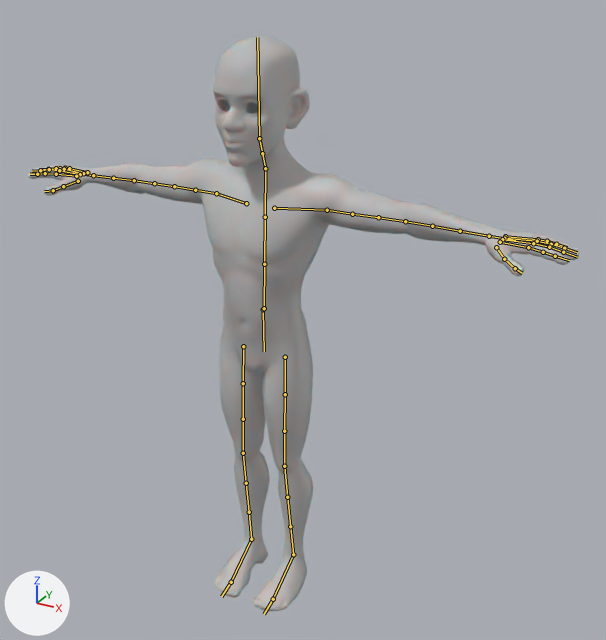
An edit to the Blender file snow_v02_clean.blend, drawn before and after from the same camera.
Before and after are seen from a camera (50 mm lens) standing at (1.236, -2.019, 1.995) and looking at (0.145, -0.036, 1.004). The axes (+X, +Y, +Z) are drawn at lower left. The lights are the same throughout. The bones that bend it are drawn over the model as lines.

The first picture shows 'GEO-snow_body'.
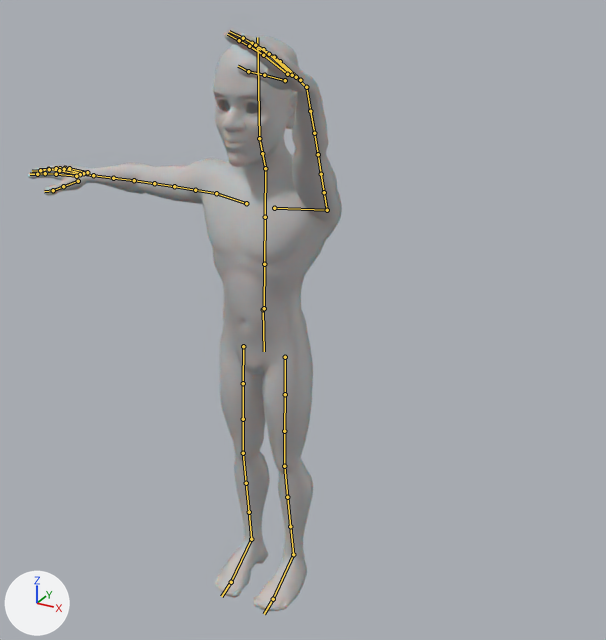
Commit message: animate snow

The newer file adds an action. The first version stands in its rest pose; the second is drawn at frame 47 of the action 'rigAction'.

Boxes (x1, y1, x2, y2) around the edits, measured in the pictures (606 x 640 px):
'GEO-snow_body', posed (43% narrower)
    before: (28, 36, 579, 611)
    after: (28, 29, 342, 611)

What the commit changed:
Bone 'c_hand_ik.l' (bone_c_hand_ik_l) moves from (0.0, 0.0, 0.0) to (7.64, 4.658, 11.603).
Bone 'c_hand_ik.l' (bone_c_hand_ik_l) turns from (0, 0, 0) to (41, -5, -111) degrees about its own x, y and z.
